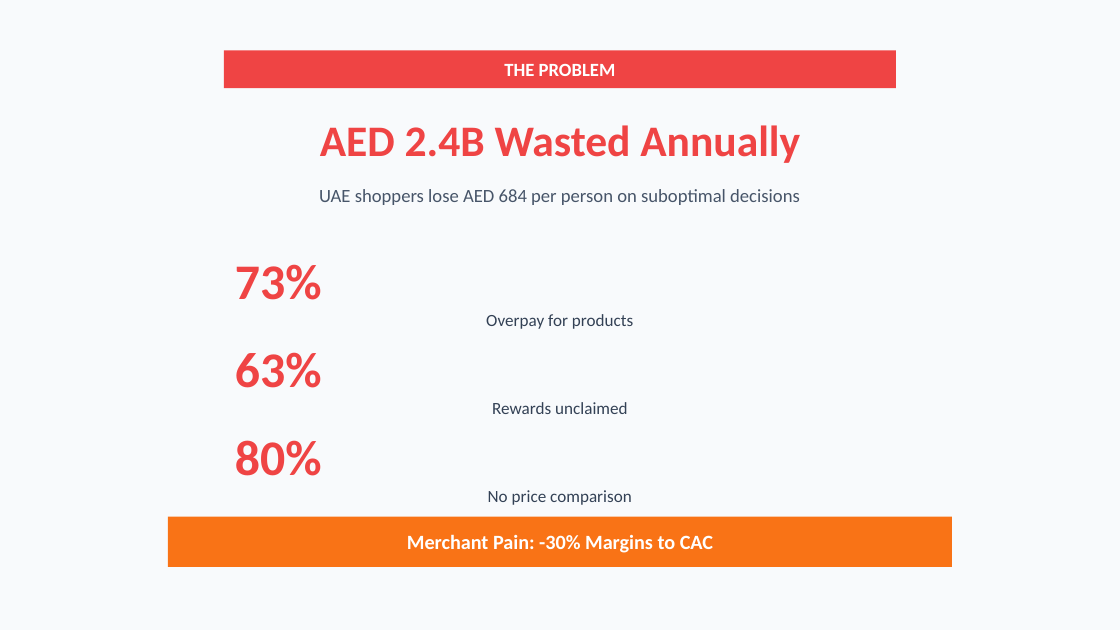
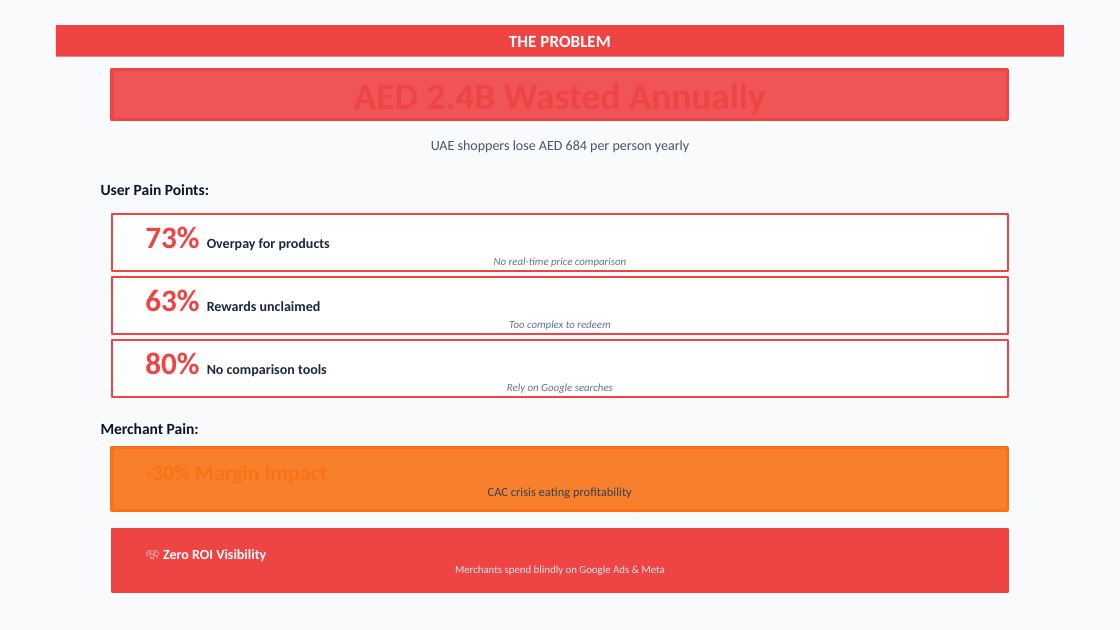
Before and after one commit to imrejaul007/nuqtaapp, a slide deck: slide 2 of Nuqta-Investor-One-Pager-2026.pptx. Drawn at 1120x630 pixels with LibreOffice and Linux fonts; fonts in the diff are those of the drawing. Boxes give left, top, right and bottom in pixels: in the first picture for what was removed or moved away, otherwise in the second. Text is boxed around its words. In the diff, an @@ line names an element or a change of style, - is before the commit and + after.

```diff
--- a/Nuqta-Investor-One-Pager-2026.pptx
+++ b/Nuqta-Investor-One-Pager-2026.pptx
@@ rectangle "THE PROBLEM" resized from (x1=224, y1=50, x2=896, y2=88) to (x1=56, y1=26, x2=1064, y2=57) @@
@@ rectangle "THE PROBLEM" at (x1=56, y1=26, x2=1064, y2=57): size 12 to 11 pt @@
@@ rectangle added at (x1=112, y1=69, x2=1008, y2=120), fill #EF4444 at 90% opacity, outline #EF4444 2 pt @@
@@ text removed at (x1=320, y1=125, x2=800, y2=163) @@
-AED 2.4B Wasted Annually
@@ text at (x1=431, y1=140, x2=689, y2=153): text changed; size 12 to 9 pt @@
-UAE shoppers lose AED 684 per person on suboptimal decisions
+UAE shoppers lose AED 684 per person yearly
@@ text added at (x1=101, y1=184, x2=209, y2=195), 10 pt, text #0A1628, bold @@
+User Pain Points:
@@ rectangle added at (x1=112, y1=214, x2=1008, y2=271), fill #FFFFFF, outline #EF4444 1 pt @@
@@ text at (x1=145, y1=226, x2=626, y2=267): text changed; size 11 to 7 pt; text colour #334155 to #64748B; italic on @@
-73%
-Overpay for products
+73% Overpay for products
+No real-time price comparison
@@ rectangle added at (x1=112, y1=278, x2=1008, y2=335), fill #FFFFFF, outline #EF4444 1 pt @@
@@ text at (x1=145, y1=289, x2=610, y2=330): text changed; size 11 to 7 pt; text colour #334155 to #64748B; bold on @@
-63%
-Rewards unclaimed
+63% Rewards unclaimed
+Too complex to redeem
@@ rectangle added at (x1=112, y1=340, x2=1008, y2=398), fill #FFFFFF, outline #EF4444 1 pt @@
@@ text at (x1=145, y1=352, x2=613, y2=393): text changed; size 11 to 7 pt; text colour #334155 to #64748B; bold on @@
-80%
-No price comparison
+80% No comparison tools
+Rely on Google searches
@@ text added at (x1=101, y1=423, x2=199, y2=434), 10 pt, text #0A1628, bold @@
+Merchant Pain:
@@ rectangle added at (x1=112, y1=447, x2=1008, y2=510), fill #F97316 at 90% opacity, outline #F97316 2 pt @@
@@ text added at (x1=488, y1=487, x2=632, y2=498), 8 pt, text #334155 @@
+-30% Margin Impact
+CAC crisis eating profitability
@@ rectangle added at (x1=112, y1=529, x2=1008, y2=591), fill #EF4444, outline #EF4444 1 pt @@
@@ rectangle removed at (x1=168, y1=516, x2=952, y2=567) @@
-Merchant Pain: -30% Margins to CAC
@@ text added at (x1=163, y1=549, x2=665, y2=575), 7 pt, text #E2E8F0 @@
+💸 Zero ROI Visibility
+Merchants spend blindly on Google Ads & Meta
```
Also in this commit, not shown: 4 other slides changed, 4 other files.
